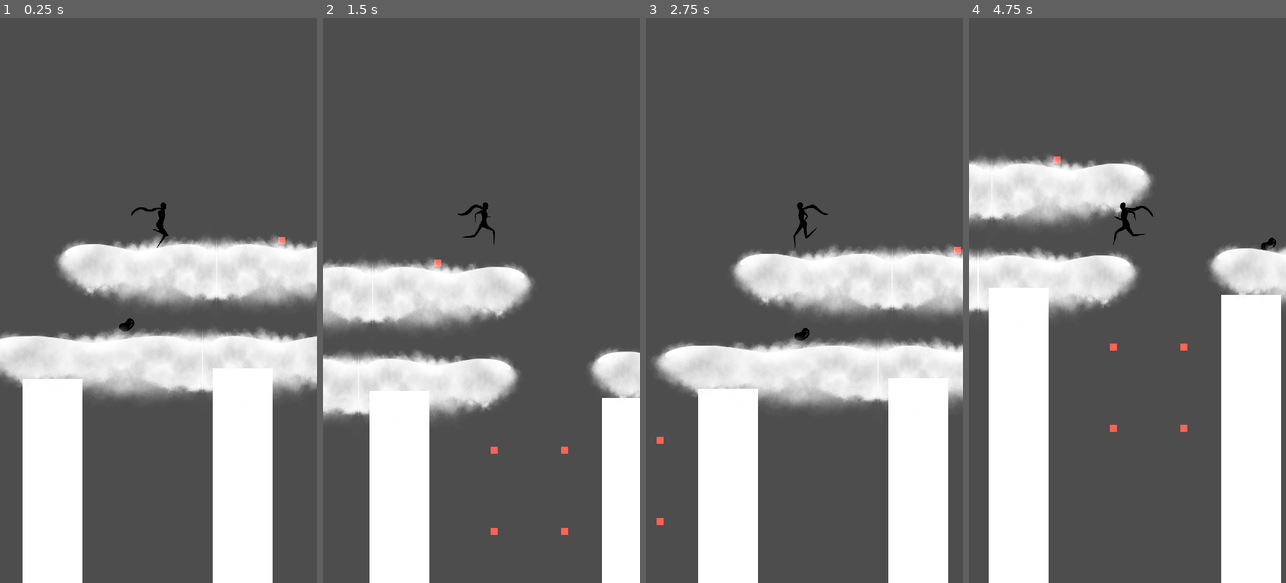
Above: before the commit, frames 1-4 (left to right).
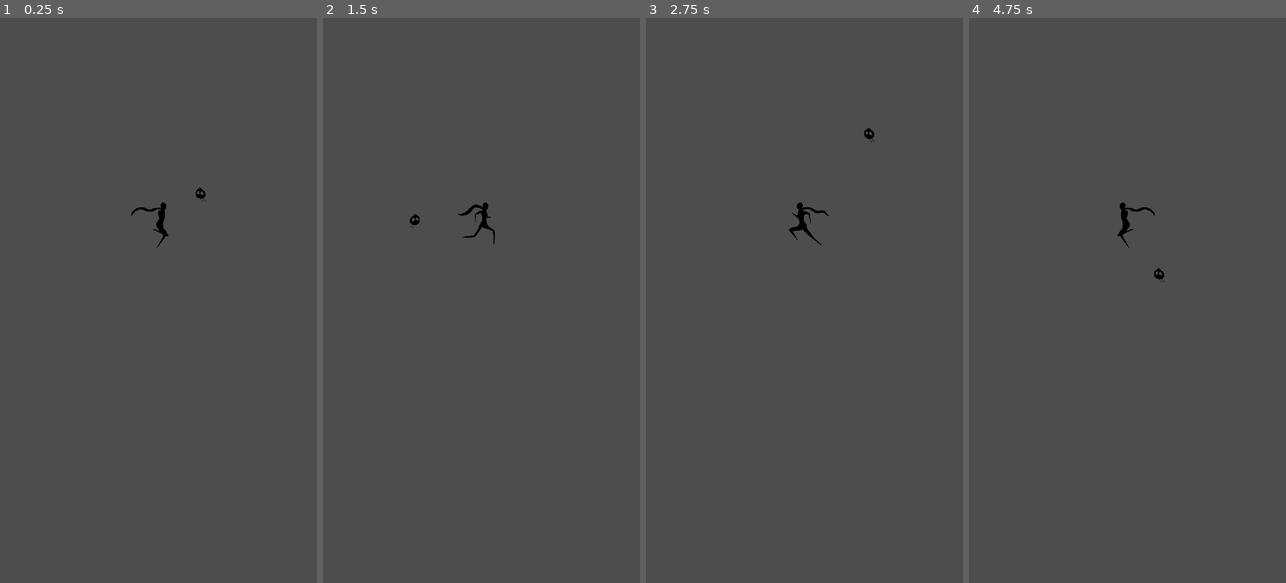
Above: after the commit, the same moments.

Repository: TylerPelaez/Sprouts
Game: Godot game, scene res://Levels/UndergroundLevel1.tscn
The game is run twice, just before and just after one commit, with the same random seed, the same clock (stepped at 60 frames per second) and the same inputs. Before the commit the project starts from res://Levels/AirLevel1.tscn. A sky picture missing from this copy of the repository is replaced by a grey-blue gradient.
Inputs:
- Up to frame 1 (0.25 s): no input
- Up to frame 2 (1.5 s): hold E (Hit Switch) 0.53-1.28 s; hold D (Right) from 0.53 s (still down); tap Space (Jump) at 0.77 s; tap E (Hit Switch) at 1.35 s
- Up to frame 3 (2.75 s): tap Space (Jump) at 1.52 s; release D (Right) at 2.03 s; hold A (Left) from 2.03 s (still down); hold E (Hit Switch) from 2.03 s (still down)
- Up to frame 4 (4.75 s): release A (Left) at 2.78 s; release E (Hit Switch) at 2.78 s; hold D (Right) 2.78-4.28 s; tap E (Hit Switch) at 2.85, 4.35 s; tap Space (Jump) at 3.02, 3.77, 4.52 s; hold E (Hit Switch) 3.53-4.28 s; hold A (Left) from 4.28 s (still down)

The runs differ from the first frame. In frame 1, 32% of the frame differs, in the area x 0-100%, y 30-100%; in frame 2, 24%; in frame 3, 30%; in frame 4, 32%.

Commit message:
Underground Unlocked

Diff:
--- a/Levels/UndergroundLevel1.tscn
+++ b/Levels/UndergroundLevel1.tscn
@@ -1,10 +1,19 @@
-[gd_scene load_steps=3 format=3 uid="uid://dvmc03t2yoqwq"]
+[gd_scene load_steps=10 format=3 uid="uid://dvmc03t2yoqwq"]
 
 [ext_resource type="Script" path="res://Scripts/LevelController.gd" id="1_lhpq6"]
+[ext_resource type="PackedScene" uid="uid://b7sodh70kw41p" path="res://Prefabs/Platform/UnderLeft.tscn" id="3_l2guj"]
+[ext_resource type="PackedScene" uid="uid://bk5j2w78ju833" path="res://Prefabs/pills.tscn" id="3_yv2n4"]
+[ext_resource type="PackedScene" uid="uid://613wuntiyxtn" path="res://Prefabs/Platform/UnderRight.tscn" id="4_pghvs"]
+[ext_resource type="PackedScene" uid="uid://ep6nutbk5cst" path="res://Prefabs/MovingPlatform.tscn" id="6_xs5fi"]
+[ext_resource type="PackedScene" path="res://Prefabs/Switch.tscn" id="7_v6e1r"]
+[ext_resource type="PackedScene" uid="uid://d2ngs33h645x4" path="res://Prefabs/KillArea.tscn" id="8_ie4mh"]
 [ext_resource type="PackedScene" uid="uid://jjukmdme6xcg" path="res://Prefabs/LevelEnd.tscn" id="9_aefh4"]
+
+[sub_resource type="ImageTexture" id="ImageTexture_cp7g7"]
 
 [node name="Underground_level_1" type="Node2D"]
 script = ExtResource("1_lhpq6")
+metadata/_edit_horizontal_guides_ = [5736.0]
 
 [node name="Camera2D" type="Camera2D" parent="."]
 position = Vector2(96, 288)
@@ -12,7 +21,7 @@
 editor_draw_drag_margin = true
 
 [node name="PlayerSpawnPosition" type="Marker2D" parent="."]
-position = Vector2(-88, 256)
+position = Vector2(-152, -1592)
 gizmo_extents = 20.0
 
 [node name="Environment" type="Node2D" parent="."]
@@ -20,5 +29,258 @@
 [node name="KillAreas" type="Node2D" parent="Environment"]
 
 [node name="LevelEnd" parent="." instance=ExtResource("9_aefh4")]
-position = Vector2(-2416, 4176)
+position = Vector2(3256, 1440)
 scale = Vector2(5, 5)
+
+[node name="UnderLeft" parent="." instance=ExtResource("3_l2guj")]
+position = Vector2(200, 704)
+scale = Vector2(1, 2)
+
+[node name="UnderRight" parent="." instance=ExtResource("4_pghvs")]
+position = Vector2(-520, 704)
+scale = Vector2(1, 2)
+
+[node name="UnderLeft2" parent="." instance=ExtResource("3_l2guj")]
+position = Vector2(-632, 1360)
+rotation = -2.79253
+scale = Vector2(1, 2)
+
+[node name="UnderRight2" parent="." instance=ExtResource("4_pghvs")]
+position = Vector2(296, 1352)
+rotation = 2.79253
+scale = Vector2(1, 2)
+
+[node name="UnderRight3" parent="." instance=ExtResource("4_pghvs")]
+position = Vector2(824, 1048)
+rotation = 2.26893
+scale = Vector2(1, 0.5)
+
+[node name="UnderLeft3" parent="." instance=ExtResource("3_l2guj")]
+position = Vector2(-1144, 1072)
+rotation = -2.26893
+scale = Vector2(1, 0.5)
+
+[node name="UnderLeft4" parent="." instance=ExtResource("3_l2guj")]
+position = Vector2(672, 728)
+rotation = 0.523599
+scale = Vector2(0.6, 0.4)
+
+[node name="UnderRight4" parent="." instance=ExtResource("4_pghvs")]
+position = Vector2(-992, 720)
+rotation = -0.523599
+scale = Vector2(0.6, 0.4)
+
+[node name="UnderLeft5" parent="." instance=ExtResource("3_l2guj")]
+position = Vector2(-112, 1864)
+rotation = -1.5708
+
+[node name="UnderRight5" parent="." instance=ExtResource("4_pghvs")]
+position = Vector2(-184, 1776)
+rotation = 1.5708
+
+[node name="UnderLeft6" parent="." instance=ExtResource("3_l2guj")]
+position = Vector2(760, 2632)
+rotation = 0.226893
+scale = Vector2(2.5, 2.5)
+
+[node name="UnderRight6" parent="." instance=ExtResource("4_pghvs")]
+position = Vector2(-1016, 2648)
+rotation = -0.226893
+scale = Vector2(2.5, 2.5)
+
+[node name="UnderRight7" parent="." instance=ExtResource("4_pghvs")]
+position = Vector2(976, 3096)
+rotation = 2.87979
+scale = Vector2(3, 2.5)
+
+[node name="UnderLeft7" parent="." instance=ExtResource("3_l2guj")]
+position = Vector2(-1288, 3088)
+rotation = -2.87979
+scale = Vector2(3, 2.5)
+
+[node name="UnderLeft8" parent="." instance=ExtResource("3_l2guj")]
+position = Vector2(-40, 1808)
+scale = Vector2(0.2, 0.2)
+
+[node name="UnderLeft9" parent="." instance=ExtResource("3_l2guj")]
+position = Vector2(56, 2032)
+scale = Vector2(0.2, 0.2)
+
+[node name="UnderLeft10" parent="." instance=ExtResource("3_l2guj")]
+position = Vector2(64, 2192)
+scale = Vector2(0.2, 0.2)
+
+[node name="UnderRight8" parent="." instance=ExtResource("4_pghvs")]
+position = Vector2(-184, 1496)
+scale = Vector2(0.1, 0.1)
+
+[node name="UnderRight9" parent="." instance=ExtResource("4_pghvs")]
+position = Vector2(-216, 1616)
+scale = Vector2(0.1, 0.1)
+
+[node name="UnderRight10" parent="." instance=ExtResource("4_pghvs")]
+position = Vector2(-256, 1800)
+scale = Vector2(0.2, 0.2)
+
+[node name="UnderRight11" parent="." instance=ExtResource("4_pghvs")]
+position = Vector2(-296, 1944)
+scale = Vector2(0.2, 0.2)
+
+[node name="UnderRight12" parent="." instance=ExtResource("4_pghvs")]
+position = Vector2(-312, 2104)
+scale = Vector2(0.2, 0.2)
+
+[node name="UnderRight13" parent="." instance=ExtResource("4_pghvs")]
+position = Vector2(-312, 2104)
+scale = Vector2(0.2, 0.2)
+
+[node name="UnderRight14" parent="." instance=ExtResource("4_pghvs")]
+position = Vector2(-248, 3336)
+rotation = -1.43117
+scale = Vector2(0.5, 0.5)
+
+[node name="UnderLeft11" parent="." instance=ExtResource("3_l2guj")]
+position = Vector2(-64, 3336)
+rotation = 1.43117
+scale = Vector2(0.5, 0.5)
+
+[node name="MovingPlatform" parent="." instance=ExtResource("6_xs5fi")]
+position = Vector2(-96, 3712)
+
+[node name="UnderLeft" parent="MovingPlatform/AnimatableBody2D" index="1" instance=ExtResource("3_l2guj")]
+position = Vector2(3.2, 0)
+scale = Vector2(0.1, 0.6)
+
+[node name="Sprite2D" parent="MovingPlatform/AnimatableBody2D" index="2"]
+scale = Vector2(1e-05, 1e-05)
+texture = SubResource("ImageTexture_cp7g7")
+
+[node name="Position2" parent="MovingPlatform" index="2"]
+position = Vector2(94.3999, 2784)
+
+[node name="UnderRight15" parent="." instance=ExtResource("4_pghvs")]
+position = Vector2(672, 6520)
+
+[node name="UnderLeft12" parent="." instance=ExtResource("3_l2guj")]
+position = Vector2(-672, 6513)
+
+[node name="KillArea" parent="." instance=ExtResource("8_ie4mh")]
+position = Vector2(-2280, 1544)
+rotation = 1.5708
+
+[node name="KillArea5" parent="." instance=ExtResource("8_ie4mh")]
+position = Vector2(-552, 4528)
+rotation = 1.5708
+
+[node name="KillArea3" parent="." instance=ExtResource("8_ie4mh")]
+position = Vector2(-1184, -392)
+rotation = 2.44346
+
+[node name="KillArea4" parent="." instance=ExtResource("8_ie4mh")]
+position = Vector2(1176, -136)
+rotation = -2.44346
+
+[node name="KillArea2" parent="." instance=ExtResource("8_ie4mh")]
+position = Vector2(2088, 1536)
+rotation = 1.5708
+
+[node name="KillArea6" parent="." instance=ExtResource("8_ie4mh")]
+position = Vector2(520, 4512)
+rotation = 1.5708
+
+[node name="UnderLeft13" parent="." instance=ExtResource("3_l2guj")]
+position = Vector2(1400, 6520)
+
+[node name="UnderRight16" parent="." instance=ExtResource("4_pghvs")]
+position = Vector2(-1384, 6513)
+
+[node name="Area2D16" parent="." instance=ExtResource("3_yv2n4")]
+position = Vector2(-403, 6400)
+
+[node name="Area2D17" parent="." instance=ExtResource("3_yv2n4")]
+position = Vector2(421, 6415)
+
+[node name="Area2D18" parent="." instance=ExtResource("3_yv2n4")]
+position = Vector2(-155, 3119)
+
+[node name="Area2D19" parent="." instance=ExtResource("3_yv2n4")]
+position = Vector2(-1099, 2999)
+
+[node name="Area2D20" parent="." instance=ExtResource("3_yv2n4")]
+position = Vector2(781, 3007)
+
+[node name="Area2D21" parent="." instance=ExtResource("3_yv2n4")]
+position = Vector2(1349, 2951)
+
+[node name="Area2D22" parent="." instance=ExtResource("3_yv2n4")]
+position = Vector2(1261, 2967)
+
+[node name="Area2D23" parent="." instance=ExtResource("3_yv2n4")]
+position = Vector2(-1635, 2943)
+
+[node name="Area2D24" parent="." instance=ExtResource("3_yv2n4")]
+position = Vector2(-1579, 2951)
+
+[node name="Area2D25" parent="." instance=ExtResource("3_yv2n4")]
+position = Vector2(-267, 2319)
+
+[node name="Area2D26" parent="." instance=ExtResource("3_yv2n4")]
+position = Vector2(-11, 2311)
+
+[node name="Area2D27" parent="." instance=ExtResource("3_yv2n4")]
+position = Vector2(-779, 1095)
+
+[node name="Area2D28" parent="." instance=ExtResource("3_yv2n4")]
+position = Vector2(589, 1079)
+
+[node name="Area2D29" parent="." instance=ExtResource("3_yv2n4")]
+position = Vector2(-1179, 919)
+
+[node name="Area2D30" parent="." instance=ExtResource("3_yv2n4")]
+position = Vector2(837, 919)
+
+[node name="Area2D31" parent="." instance=ExtResource("3_yv2n4")]
+position = Vector2(-163, 575)
+
+[node name="Area2D32" parent="." instance=ExtResource("3_yv2n4")]
+position = Vector2(-144, 3624)
+
+[node name="Switch" parent="." instance=ExtResource("7_v6e1r")]
+position = Vector2(1232, 6416)
+
+[node name="Switch4" parent="." instance=ExtResource("7_v6e1r")]
+position = Vector2(1800, 3096)
+
+[node name="Switch2" parent="." instance=ExtResource("7_v6e1r")]
+position = Vector2(-1200, 6401)
+
+[node name="Switch3" parent="." instance=ExtResource("7_v6e1r")]
+position = Vector2(-2104, 3072)
+
+[node name="MovingPlatform2" parent="." instance=ExtResource("6_xs5fi")]
+position = Vector2(-2168, 3232)
+
+[node name="Sprite2D" parent="MovingPlatform2/AnimatableBody2D" index="1"]
+texture = null
+
+[node name="UnderRight" parent="MovingPlatform2/AnimatableBody2D/Sprite2D" index="0" instance=ExtResource("4_pghvs")]
+scale = Vector2(0.1, 0.5)
+
+[node name="Position2" parent="MovingPlatform2" index="2"]
+position = Vector2(-2440, 0)
+
+[node name="MovingPlatform3" parent="." instance=ExtResource("6_xs5fi")]
+position = Vector2(1864, 3232)
+
+[node name="Sprite2D" parent="MovingPlatform3/AnimatableBody2D" index="1"]
+texture = null
+
+[node name="UnderLeft" parent="MovingPlatform3/AnimatableBody2D/Sprite2D" index="0" instance=ExtResource("3_l2guj")]
+scale = Vector2(0.1, 0.5)
+
+[node name="Position2" parent="MovingPlatform3" index="2"]
+position = Vector2(2744, 0)
+
+[editable path="MovingPlatform"]
+[editable path="MovingPlatform2"]
+[editable path="MovingPlatform3"]
--- a/project.godot
+++ b/project.godot
@@ -11,7 +11,7 @@
 [application]
 
 config/name="Sprouts"
-run/main_scene="res://Levels/AirLevel1.tscn"
+run/main_scene="res://Levels/UndergroundLevel1.tscn"
 config/features=PackedStringArray("4.0", "GL Compatibility")
 config/icon="res://icon.svg"
 
Not shown: 1 places in Levels/AirLevel1.tscn that only renumber resources
